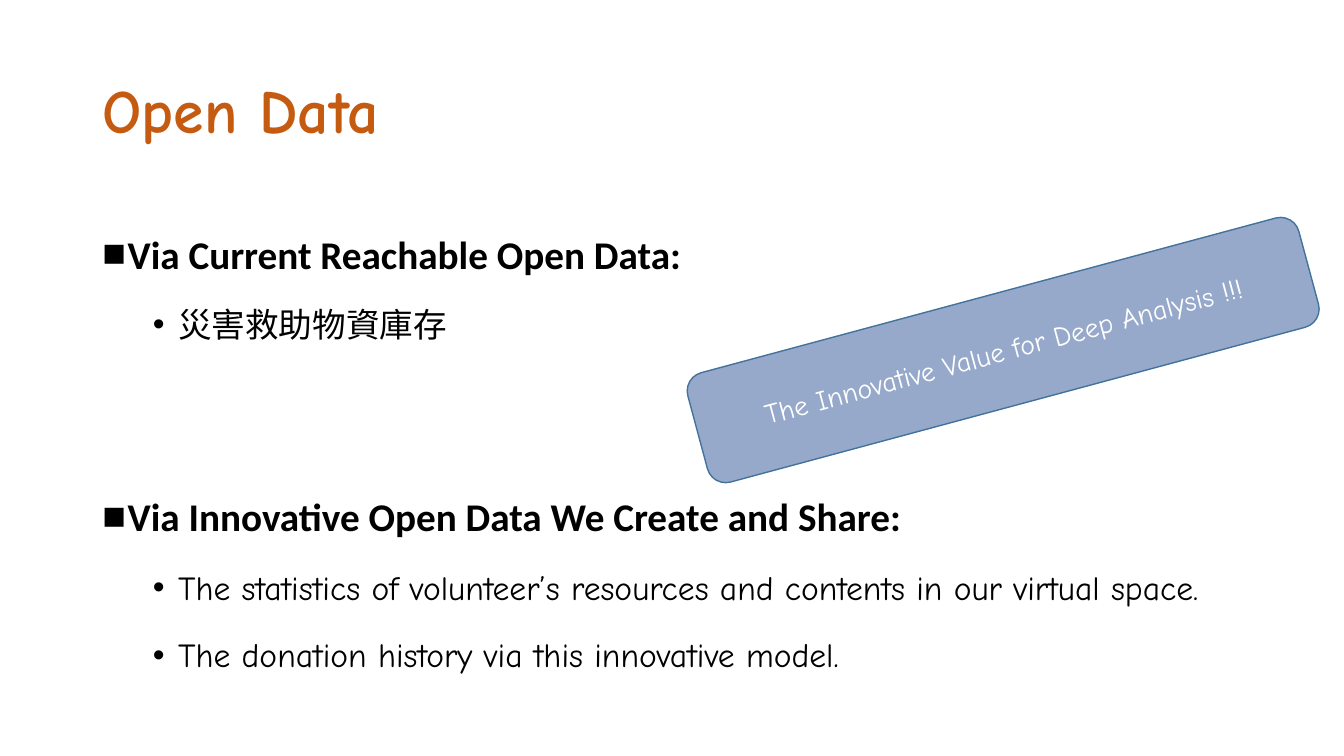
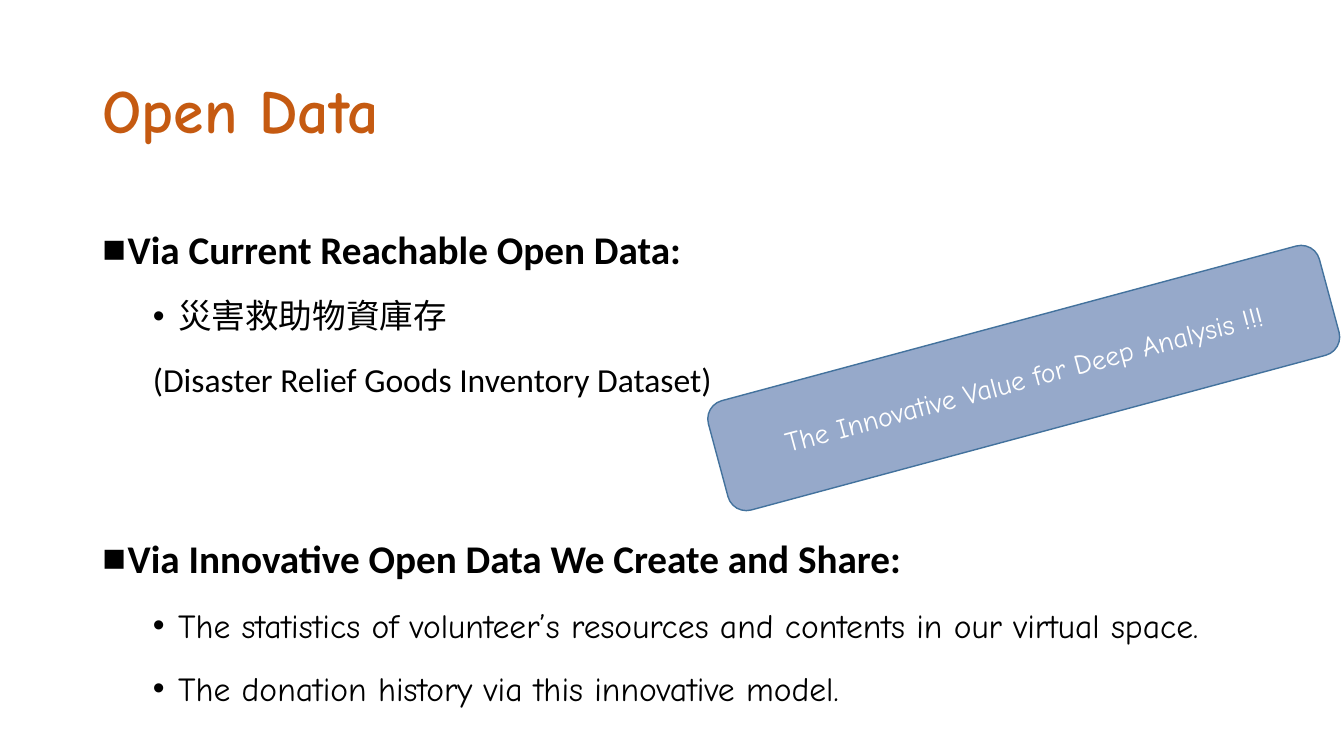
Before and after one commit to SWiVE-Team/AirHappot, a slide deck: slide 12 of Docs/slides_v5.8.pptx. Drawn at 1344x756 pixels with LibreOffice and Linux fonts; fonts in the diff are those of the drawing; background and template pictures are left out. Boxes give left, top, right and bottom in pixels: in the first picture for what was removed or moved away, otherwise in the second. Text is boxed around its words. In the diff, an @@ line names an element or a change of style, - is before the commit and + after.

Commit message:
update

```diff
--- a/Docs/slides_v5.8.pptx
+++ b/Docs/slides_v5.8.pptx
@@ text at [128,236,1198,708]: line spacing 1.5 to 1.4 @@
@@ rounded rectangle "The Innovative Value for Deep ...": place and size @@
-rounded rectangle "The Innovative Value for Deep ..." at [683,213,1324,487]
+rounded rectangle "The Innovative Value for Deep ..." at [704,241,1344,515]
@@ text at [153,367,711,398]: paragraph added @@
+  (Disaster Relief Goods Inventory Dataset)
```
